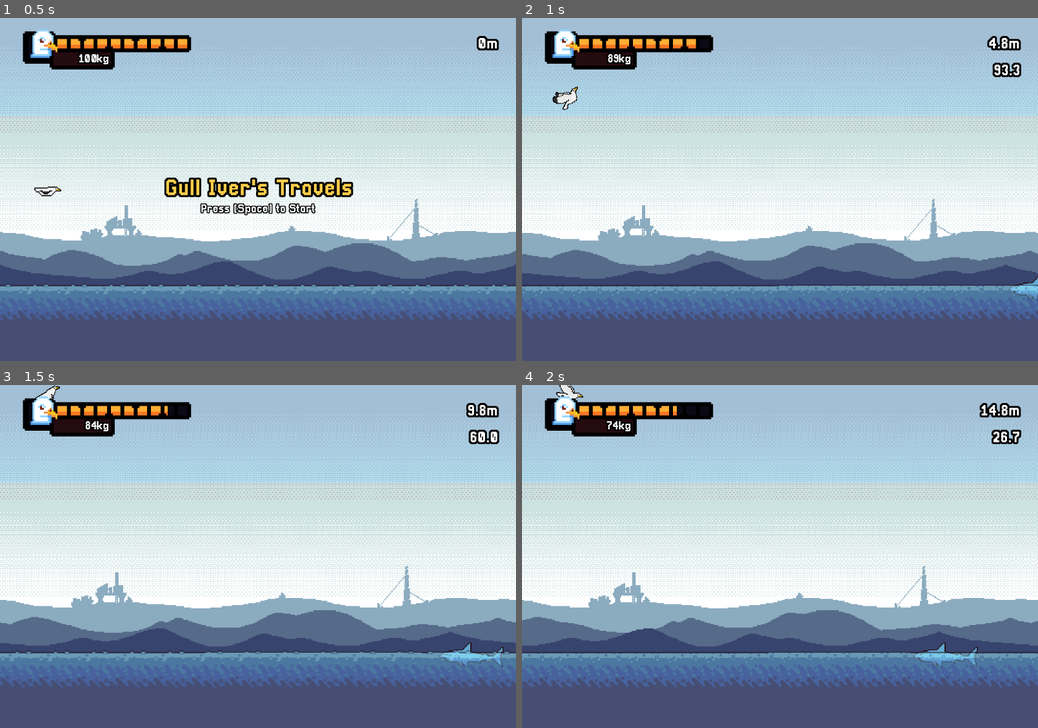
Above: before the commit, frames 1-4 (two rows, left to right).
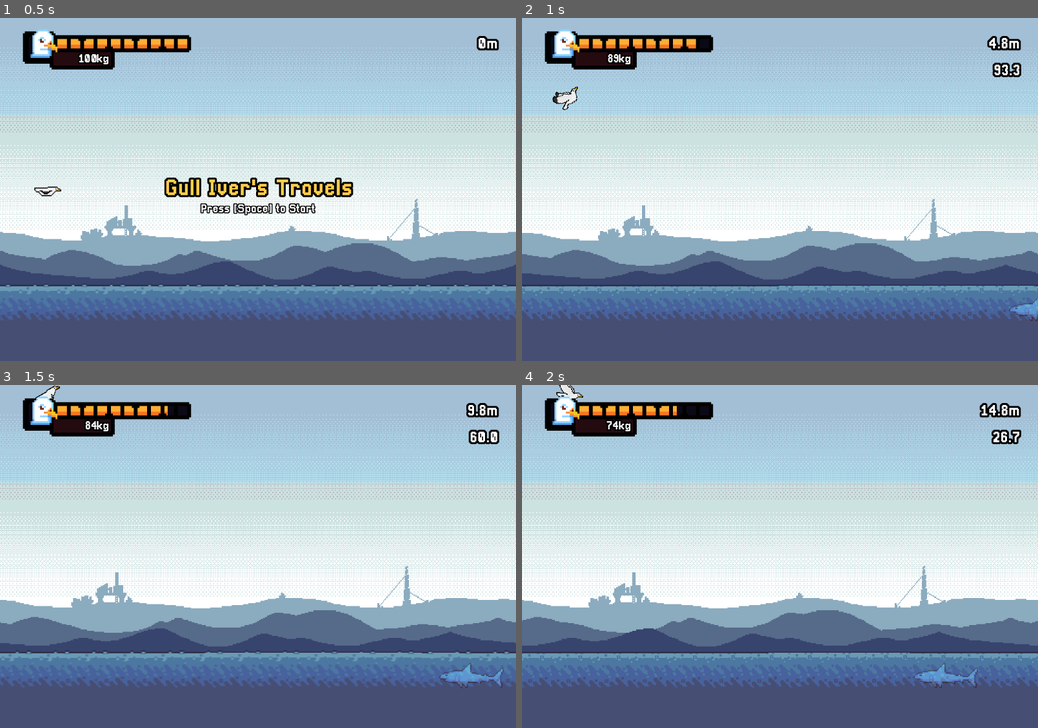
Above: after the commit, the same moments.

Repository: FakeThird/gull-ivers-travels
Game: Godot game, scene res://world.tscn
The game is run twice, just before and just after one commit, with the same random seed, the same clock (stepped at 60 frames per second) and the same inputs.
Inputs:
- Up to frame 1 (0.5 s): no input
- Up to frame 2 (1 s): tap Space (flap) at 0.5, 0.77 s
- Up to frame 3 (1.5 s): tap Space (flap) at 1.07 s
- Up to frame 4 (2 s): tap Space (flap) at 1.52, 1.82 s

Frame 1 is identical in both runs. In frame 2, 0.4% of the frame differs, in the area x 94-100%, y 75-89%; in frame 3, 0.8%, in the area x 85-98%, y 75-89%; in frame 4, 0.8%.

Commit message:
feat: added randomness for fish and shark behavior

Diff:
--- a/fish.gd
+++ b/fish.gd
@@ -1,5 +1,12 @@
 extends Node2D
+
+@onready var collect_area := $CollectArea
 
 func _on_visibility_changed() -> void:
 	if not visible:
 		queue_free()
+
+func on_spawn() -> void:
+	var roll = randf_range(0, 5)
+	position.y += roll * 20
+	collect_area.value += roll * 2
--- a/shark.gd
+++ b/shark.gd
@@ -25,3 +25,9 @@
 		$Chomp.play()
 		velocity.y = jump_force
 		set_physics_process(true)
+
+func on_spawn() -> void:
+	var roll = randf_range(0, 6)
+	position.y += roll * 20
+	roll = randf_range(0, 5)
+	jump_force -= roll * 40
--- a/spawner.gd
+++ b/spawner.gd
@@ -39,6 +39,8 @@
 
 	world.add_child(new_obj)
 	new_obj.position = global_position
+	if new_obj.has_method("on_spawn"):
+		new_obj.on_spawn()
 
 func clear() -> void:
 	clear_group("spawnables")
